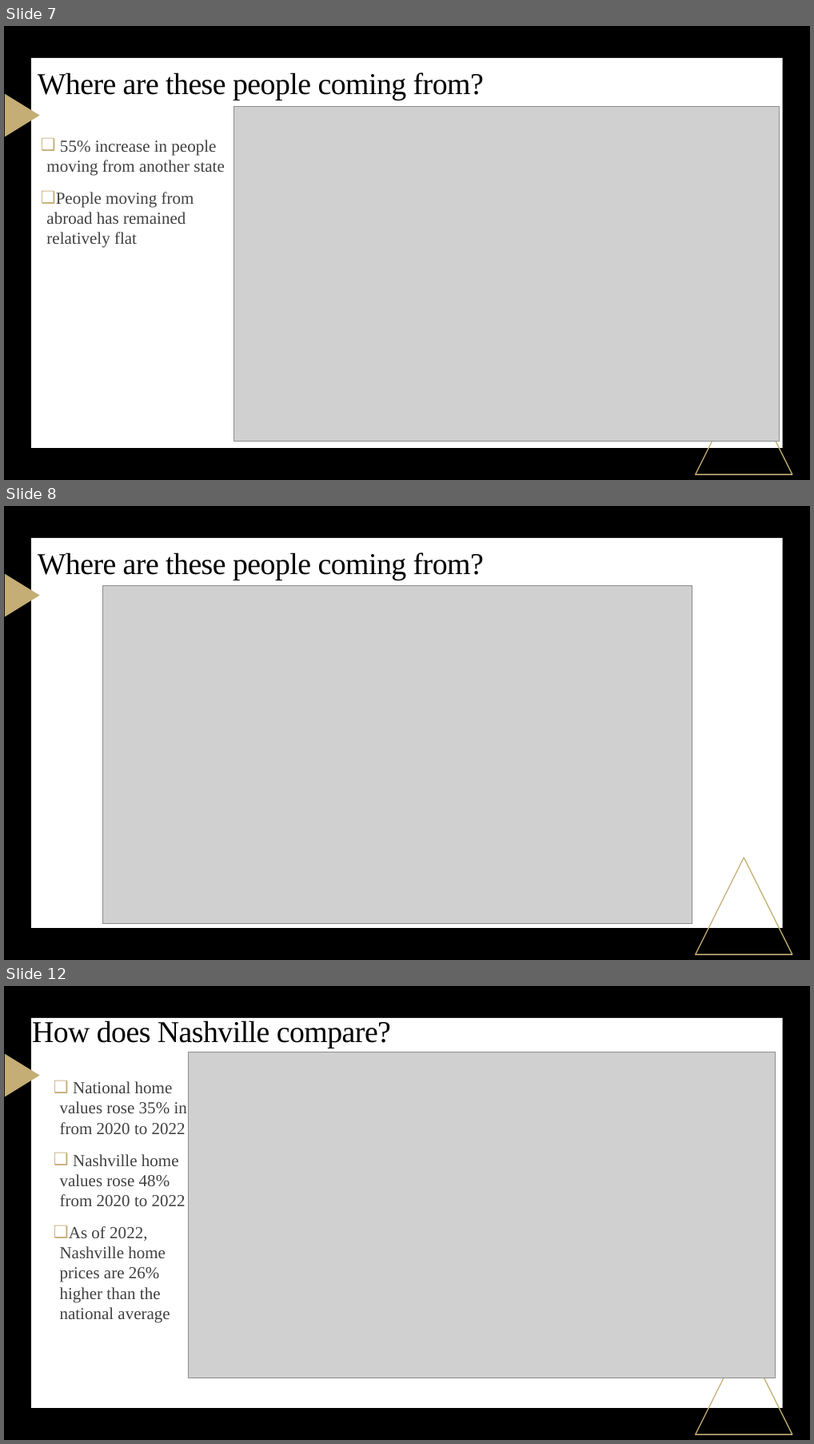
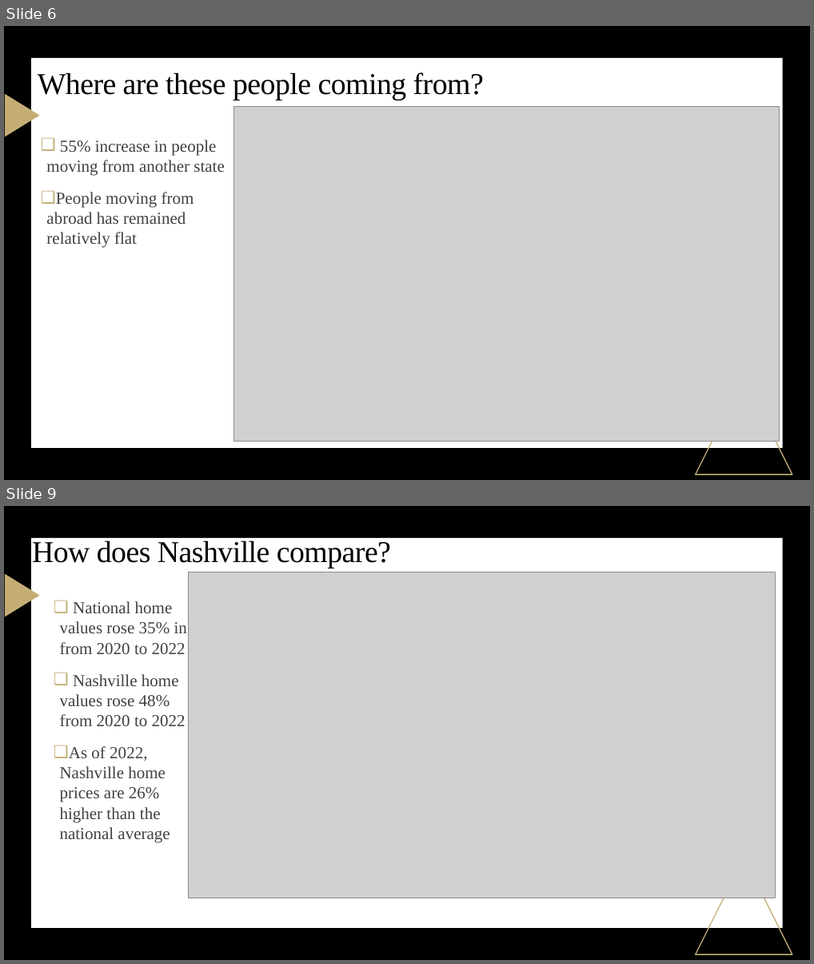
Before and after one commit to kalmckin/capstone_template, a slide deck: Nashville Housing Market_final.pptx. Shown one above the other, each under a label of ours: slides 7, 8 and 12 before the commit, slides 6 and 9 after it; the slides between them are not shown. The pictures are 814x1444 and 814x964 pixels, drawn with LibreOffice and Linux fonts; fonts in the diff are those of the drawing; grey boxes stand for pictures. Boxes give left, top, right and bottom in pixels: in the first picture for what was removed or moved away, otherwise in the second. Text is boxed around its words. In the diff, an @@ line names an element or a change of style, - is before the commit and + after.

```diff
--- a/Nashville Housing Market_final.pptx
+++ b/Nashville Housing Market_final.pptx
@@ slide 8 removed at [4,506,810,960], background #000000; not listed: 3 template elements that a slide beside it also shows @@
@@ title removed at [38,552,484,580] @@
-Where are these people coming from?
@@ picture removed at [103,585,693,924] @@
@@ what was slide 7 is now slide 6 @@
@@ what was slide 12 is now slide 9 @@
```
Also in this commit, not shown: 7 slides changed, 2 other slides removed.
